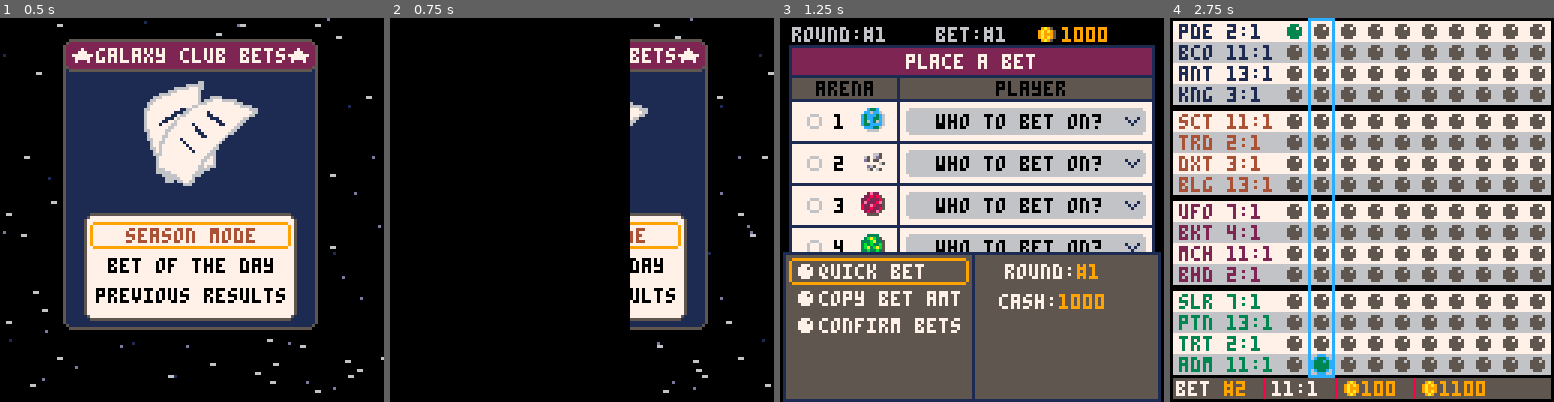
Above: before the commit, frames 1-4 (left to right).
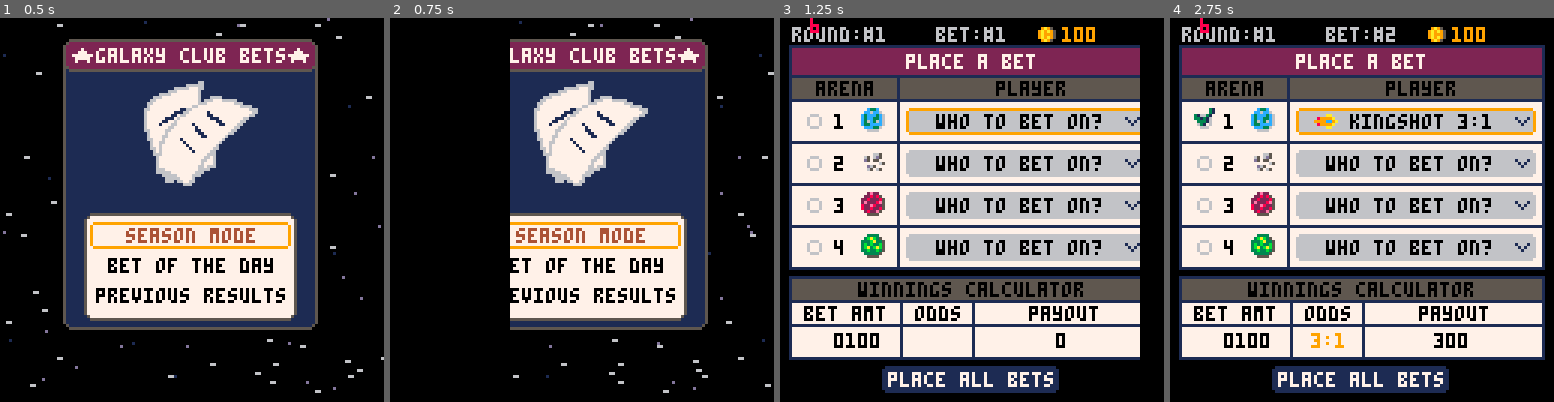
Above: after the commit, the same moments.

Repository: suspicious-smoke/club-bets-pico8
Game: PICO-8 cartridge club-bets.p8
Same seed, same stepped clock (60 frames per second), same inputs: the game is played once before the commit and once after it.
Inputs:
- Up to frame 1 (0.5 s): tap X (X key) at 0.33 s
- Up to frame 2 (0.75 s): tap O (Z key) at 0.7 s
- Up to frame 3 (1.25 s): tap X (X key) at 1.07 s
- Up to frame 4 (2.75 s): hold Right 1.6-2.1 s; tap O (Z key) at 1.7, 2.1, 2.5 s; tap X (X key) at 1.85 s; hold Up 2.15-2.42 s; hold Right from 2.47 s (still down)

Frame 1 is identical in both runs. In frame 2, 23% of the frame differs, in the area x 31-63%, y 0-96%; in frame 3, 37%; in frame 4, 82%, in the area x 0-100%, y 0-100%.

Commit message:
redid array math functions

Diff:
--- a/club-bets.p8
+++ b/club-bets.p8
@@ -136,21 +136,7 @@
 	_upd()
 end
 
-function reset_num_array(_size,_items,_val)
-	_num_arr={}
-	for i=1,_size do
-		add(_num_arr,reset_array(_items,_val))
-	end
-	return _num_arr
-end
-
-function reset_array(_items,_val)
-	_arr={}
-	for i=1,_items do
-		add(_arr,_val)
-	end
-	return _arr
-end
+
 
 function _draw()
 	cls()
@@ -211,12 +197,12 @@
 	arenas={}
 	odds={}
 	bet_odds={}
-	money={1,0,0,0}
+	money=reset_array(9,0)
+	money[7]=1
 	round_features={{},{},{},{}}--ids of arena features for current round
 	round_winners={}
 	cur_round=1
 	fill_arenas()
-
 end
 
 -->8
@@ -227,12 +213,13 @@
 	submenu_off,submenu_sel,qm_mode=0,1,1
 	submenu_txts={"quick bet","copy bet amt","confirm bets"}
 	bet_mode=1--main,plyr sel,amt sel
-	i_amt=1
+	i_amt=6
 	_upd=upd_betpage
 	_drw=drw_betpage
 end
 
 function upd_betpage()
+	debug[1]=i_amt
 	get_bet_summary()
 	if bet_mode==1 then--main select mode
 		if btnp(⬆️) then
@@ -256,7 +243,7 @@
 			elseif arena_sel==5 then
 				--change money
 				sfx(2)
-				i_amt=1
+				i_amt=6
 				bet_mode=3
 			else
 				sfx(2)
@@ -294,11 +281,11 @@
 			bets[bet_sel][1][i_amt]=(bets[bet_sel][1][i_amt]-1)%10
 		elseif btnp(➡️) then
 			sfx(0)
-			i_amt=(i_amt%4)+1
+			i_amt=(i_amt-5)%4+6
 		elseif btnp(⬅️) then
 			sfx(0)
-			i_amt=(i_amt-2)%4+1
-		elseif btnp(❎) then
+			i_amt=(i_amt-7)%4+6
+		elseif btnp(❎) or btnp(🅾️) then
 			sfx(3)
 			bet_mode=1
 		end
@@ -319,7 +306,7 @@
 	print("round:#"..cur_round,4,3+bet_off,6)
 	print("bet:#"..bet_sel,52,3+bet_off,6+3*bet_off)
 	spr(37,85,1+bet_off)--coin
-	print(arr_to_str(money,true),94,3+bet_off,9)
+	print(arr_to_str(money),94,3+bet_off,9)
 	brdr_rect(3,9+bet_off,122,75,0,7,1)
 	rrectfill(4,10+bet_off,120,9,0,2)--red area
 	print("place a bet",42,12+bet_off,7)
@@ -433,7 +420,7 @@
 	line(64,_y,64,_y+128,1)
 	_txt="round:\f9#"..cur_round
 	print(_txt,95-#_txt*2,_y+4,7)
-	_money="cash:\f9"..arr_to_str(money,true)
+	_money="cash:\f9"..arr_to_str(money)
 	print(_money,95-#_money*2,_y+14,7)
 end
 
@@ -447,13 +434,13 @@
 	line(3,94,124,94,1)--hline1
 	line(3,102,124,102,1)--hline2
 	print("bet amt",8,96,0)
-	for i=1,4 do
+	for i=6,9 do
 		--digit selection colors
 		i_clr=0
 		if i==i_amt and bet_mode==3 then
 			i_clr=9
 		end
-		print(bets[bet_sel][1][i] or 0,9+i*4,105,i_clr)
+		print(bets[bet_sel][1][i],i*4-6,105,i_clr)
 	end
 
 	if arena_sel==5 then
@@ -518,7 +505,7 @@
 end
 
 function get_bet_costs()
-	total_bet={}
+	total_bet=reset_array(9,0)
 	for i_bet=1,10 do
 		has_bet=false
 		for i_arena=1,4 do
@@ -583,7 +570,7 @@
 function draw_bet_summary()
 	print("round:#"..cur_round,4,3-scroller,6)
 	spr(37,83,1-scroller)--coin
-	print(arr_to_str(money,true),92,3-scroller,9)--my money
+	print(arr_to_str(money),92,3-scroller,9)--my money
 	brdr_rect(3,9-scroller,122,max_scroll+97,0,7,1)--ticket area
 	rrectfill(4,10-scroller,120,9,0,2)--red area
 	print(bet_title,hcenter(bet_title),12-scroller,7)
@@ -685,7 +672,7 @@
 	--total winnings box
 	print("winnings",45,34+o_pcount-scroller,0)
 	line(79,27+o_pcount-scroller,79,46+o_pcount-scroller,1)
-	tw_str=arr_to_str(winning_cash,true)
+	tw_str=arr_to_str(winning_cash)
 	if #tw_str==0 then
 		tw_str="0"
 	end
@@ -783,7 +770,7 @@
 	print(bets_odds[bet_sel]..":1",34,121,7)
 	line(55,120,55,126,8)
 	spr(37,57,119)--coin
-	print(arr_to_str(bets[bet_sel][1],true),64,121,9)
+	print(arr_to_str(bets[bet_sel][1]),64,121,9)
 	line(81,120,81,126,8)
 	spr(37,83,119)--coin
 	print(arr_to_str(bets_winnings[bet_sel]),90,121,9)
@@ -907,7 +894,7 @@
 	end
 	print("---------------------",_tx+3,_sy_d+80,0)
 	print("bet:",_tx+6,_sy_d+85)
-	print(arr_to_str(bets[i_bet][1],true),_tx+24,_sy_d+85,0)
+	print(arr_to_str(bets[i_bet][1]),_tx+24,_sy_d+85,0)
 	print("odds:",_tx+46,_sy_d+85)
 	print(print_bet_odds(bets_odds[i_bet]),_tx+68,_sy_d+85,0)
 	print("payout:",_tx+18,_sy_d+96)
@@ -995,13 +982,6 @@
 	rectfill(0,100,128,110,0)
 	rectfill(0,49,128,52,0)
 	rectfill(61,0,64,128,0)
-	--screens
-	-- local _sz=48
-	-- for i=0,1 do
-	-- 	for j=0,1 do
-	-- 		rrect(14+i*(_sz+2),2+j*(_sz+2),_sz,_sz,0,7)
-	-- 	end
-	-- end
 	--players
 	for i_arena=1,4 do
 		_lx=(i_arena+1)%2*50
@@ -1142,7 +1122,9 @@
 function reset_bets()
 	bets={}
 	for i=1,10 do
-		local _bet={{0,1,0,0},{}}
+		local amt=reset_array(9,0)
+		amt[7]=1
+		local _bet={amt,{}}
 		for j=1,4 do
 			local _selected_player=reset_array(4,false)
 			add(_bet[2],_selected_player)
@@ -1180,8 +1162,8 @@
 function get_bet_summary()
 	--global summary arrays to use elsewhere
 	bets_odds=reset_array(10,1)--array follows the bet_id
-	bets_winnings=reset_array(10,7,0)
-	total_winnings={0}
+	bets_winnings=reset_num_array(10,9,0)
+	total_winnings=reset_array(9,0)
 	--get bets and odds
 	for i_bet=1,10 do
 		_bet_arena=bets[i_bet][2]
@@ -1197,8 +1179,10 @@
 			bets_odds[i_bet]=0
 		end
 		bets_winnings[i_bet]=arr_mult(int_to_arr(bets_odds[i_bet]),bets[i_bet][1])
-		if #bets_winnings[i_bet] >= 7 then
-			bets_winnings[bet_sel]={1,0,0,0,0,0,0}
+		max_winnings={0,0,1,0,0,0,0,0,0}--1 mil
+		arr_greater_equal(bets_winnings[i_bet],max_winnings)
+		if arr_greater_equal(bets_winnings[i_bet],max_winnings) then
+			bets_winnings[bet_sel]=copy_list(max_winnings)
 		end
 	end
 	--calculate total payout
@@ -1281,7 +1265,7 @@
 end
 
 function get_winning_cash()
-	winning_cash=reset_array(10,0)
+	winning_cash=reset_array(9,0)
 	for i_bet=1,10 do
 		_cbet=bets[i_bet]
 		if is_winning_bet(_cbet) then
@@ -1294,7 +1278,7 @@
 	--give player winnings
 	money=arr_add(winning_cash,money)
 	winning_cash={}
-	if arr_to_str(money,true)=="0" then
+	if arr_to_str(money)=="0" then
 		init_gameover()
 	else
 		--refill arena
@@ -1346,29 +1330,37 @@
 	return rnd_rng(1,6)
 end
 
-
---array arithmatic
+function reset_num_array(_size,_items,_val)
+	_num_arr={}
+	for i=1,_size do
+		add(_num_arr,reset_array(_items,_val))
+	end
+	return _num_arr
+end
+
+function reset_array(_items,_val)
+	_arr={}
+	for i=1,_items do
+		add(_arr,_val)
+	end
+	return _arr
+end
+
+--only works for numbers<32767
 function int_to_arr(n)
- local r={}
- -- handle 0
- if n==0 then
-  return {0}
+ local r=reset_array(9,0)
+ local i=9--start at the rightmost position
+ while n>0 do--extract digits from right to left
+  r[i]=n%10--get the last digit n and store it at i
+  n=flr(n/10)--move num by one . point and remove decimal portion
+  i-=1--move one position to the left
  end
- -- extract digits from right to left
- while n>0 do
-  add(r,n%10)
-  n=flr(n/10)
- end
- -- reverse the array
- for i=1,#r\2 do
-  r[i],r[#r-i+1]=r[#r-i+1],r[i]
- end
-
  return r
 end
 
---_0clean means get ride of leading zero when printing. Defaults to false.
-function arr_to_str(_arr,_0clean)
+--_0clean means get ride of leading zero when printing. Defaults to true.
+function arr_to_str(_arr,_dont0clean)
+	local _0clean=not _dont0clean
 	anum=""
 	if _arr then
 		leading_zero=true
@@ -1389,110 +1381,90 @@
 	return anum
 end
 
+--array math
 function arr_add(a,b)
-	local r={} --result array and carry value
-	local c=0 --carry variable
-	--start at the rightmost digit
-	local i=#a
-	local j=#b
-	--work from right to left
-	while i>0 or j>0 do
-		--add the two digits plus any carry
-		local n=(a[i] or 0)+(b[j] or 0)+c
-		--store the ones digit
-		add(r,n%10)
-		--calculate the carry for the next digit
+	local r=reset_array(9,0)
+	local c=0
+	-- add from right to left
+	for i=9,1,-1 do
+		local n=a[i]+b[i]+c
+		-- store ones digit
+		r[i]=n%10
+		-- calculate carry
 		c=flr(n/10)
-		--move to the next digits
-		i-=1
-		j-=1
-	end
-	--add any remaining carry
-	if c>0 then add(r,c) end
-	--digits were added right-to-left,
-	--so reverse the result to normal order
-	for i=1,#r\2 do
-	r[i],r[#r-i+1]=r[#r-i+1],r[i]
-	end
+	end
+	-- if there is a carry after the 9th digit,
+	-- the result is greater than 999999999
+	if c>0 then
+		return reset_array(9,9)
+	end
+
 	return r
 end
 
 function arr_mult(a,b)
-	local r={} --result array
-	--create enough space for the result
-	for i=1,#a+#b do
-		r[i]=0
-	end
-	--multiply each digit by every digit
-	--starting from the right
-	for i=#a,1,-1 do
-		for j=#b,1,-1 do
-			local p=i+j
-			--add the product to the correct position
-			r[p]+=a[i]*b[j]
-		end
-	end
-	--handle carries from right to left
-	for i=#r,2,-1 do
-		r[i-1]+=flr(r[i]/10)
-		r[i]%=10
-	end
-	--remove leading zeroes
-	while #r>1 and r[1]==0 do
-		deli(r,1)
-	end
+	local r=reset_array(9,0)
+	-- multiply each digit
+	-- work from right to left
+	for i=9,1,-1 do
+		for j=9,1,-1 do
+			-- position of the result digit
+			local k=i+j-9
+			-- only keep products that fit in 9 digits
+			if k>=1 then
+				r[k]+=a[i]*b[j]
+			end
+		end
+	end
+	-- handle carries from right to left
+	for i=9,2,-1 do
+		local c=flr(r[i]/10)
+		r[i]=r[i]%10
+		r[i-1]+=c
+	end
+
+	-- if position 1 has more than one digit,
+	-- the result is greater than 999999999
+	if r[1]>=10 then
+		return reset_array(9,9)
+	end
+
 	return r
 end
-function arr_sub(a,b)--subtraction
-	-- result array
-	local r={}
+
+--assumes a>b
+function arr_sub(a,b)
+	local r=reset_array(9,0)
 	local borrow=0
-	local i=#a
-	local j=#b
-	-- subtract digits from right to left
-	while i>0 do
-		local n=a[i]-(j>0 and b[j] or 0)-borrow
-		-- borrow from the next digit if needed
+	-- subtract from right to left
+	for i=9,1,-1 do
+		local n=a[i]-b[i]-borrow
+		-- if the result is negative,
+		-- borrow 1 from the next digit
 		if n<0 then
 			n+=10
 			borrow=1
 		else
 			borrow=0
 		end
-		add(r,n)
-		i-=1
-		j-=1
-	end
-	-- reverse result
-	for i=1,#r\2 do
-		r[i],r[#r-i+1]=r[#r-i+1],r[i]
-	end
-	-- remove leading zeroes
-	while #r>1 and r[1]==0 do
-		deli(r,1)
+		r[i]=n
 	end
 	return r
 end
 
-function arr_greater_equal(a,b)--is a>=b?
-	-- more digits means bigger number
-	if #a>#b then
-		return true
-	elseif #a<#b then
-		return false
-	end
-	-- same number of digits
-	-- compare from left to right
-	for i=1,#a do
+function arr_greater_equal(a,b)
+	-- compare from the most significant digit
+	for i=1,9 do
 		if a[i]>b[i] then
 			return true
 		elseif a[i]<b[i] then
 			return false
 		end
 	end
-	-- numbers are equal
+	-- all digits are equal
 	return true
 end
+
 
 function copy_list(t)
   local out={}
